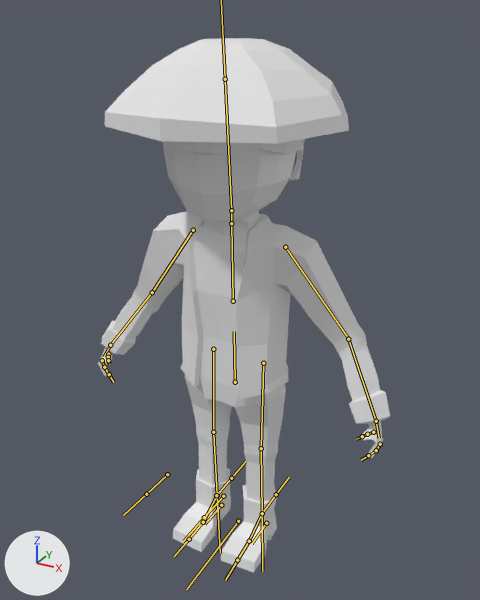
What one commit did to the FBX model Map/Assets/Models/Yamato_civil/yamato_civil.fbx.
The view is the same before and after, from a 50 mm lens placed at (8.43, -15.04, 15.76), pointed at (0.07, 0.17, 8.15). The lights are fixed; the arrows at lower left show +X, +Y and +Z. The bones that bend it are drawn over the model as lines.

The first picture shows 'Yamato'.
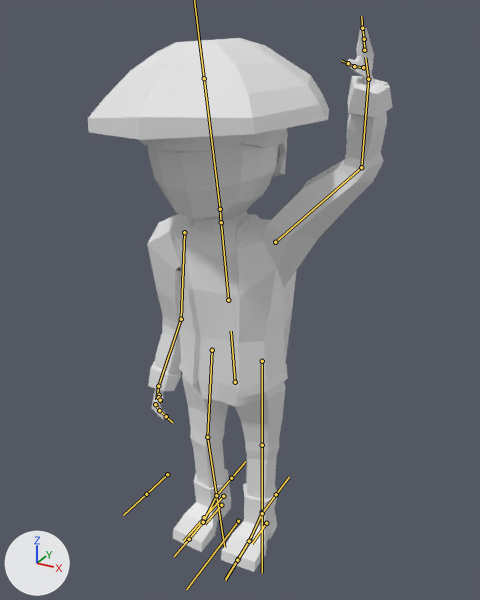
The newer file adds an action. The first version stands in its rest pose; the second is drawn at frame 6 of the action 'Armature|Waiting'.

What differs and where, as boxes [x1, y1, x2, y2] in the pictures (480 x 600 px):
'Yamato', posed: before [98, 38, 390, 573]; after [88, 26, 393, 572]
bone 'abdomen', root to tip: before (235, 382) to (234, 331); after (235, 382) to (231, 331)
bone 'brazo_L', root to tip: before (285, 247) to (348, 338); after (275, 242) to (361, 167)
bone 'antebrazo_L', root to tip: before (348, 339) to (376, 421); after (361, 167) to (368, 79)
bone 'mano_L', root to tip: before (376, 421) to (379, 438); after (368, 79) to (365, 57)
bone 'dedos_mano_L', root to tip: before (380, 444) to (376, 450); after (364, 50) to (364, 39)
bone 'pulgar1_L', root to tip: before (373, 432) to (367, 434); after (363, 67) to (354, 66)
bone 'pulga2_L', root to tip: before (367, 434) to (362, 436); after (354, 66) to (348, 63)
bone 'brazo_R', root to tip: before (193, 230) to (152, 292); after (184, 232) to (181, 319)
bone 'antebrazo_R', root to tip: before (152, 292) to (110, 345); after (181, 319) to (158, 386)
bone 'femur_L', root to tip: before (263, 363) to (261, 448); after (262, 361) to (262, 445)
bone 'tibia_L', root to tip: before (261, 448) to (262, 513); after (262, 445) to (262, 512)
bone 'femur_R', root to tip: before (213, 349) to (213, 432); after (212, 350) to (207, 437)
bone 'tibia_R', root to tip: before (213, 432) to (217, 495); after (207, 437) to (216, 495)

The edits, one by one:
Bone 'abdomen' (bone_abdomen) turns from (0, 0, 0) to (-3, 0, 1) degrees about its own x, y and z.
Bone 'brazo_L' (bone_brazo_l) turns from (0, 0, 0) to (93, 2, -15) degrees about its own x, y and z.
Bone 'antebrazo_L' (bone_antebrazo_l) turns from (0, 0, 0) to (35, 8, 21) degrees about its own x, y and z.
Bone 'mano_L' (bone_mano_l) turns from (0, 0, 0) to (62, -73, -38) degrees about its own x, y and z.
Bone 'dedos_mano_L' (bone_dedos_mano_l) turns from (0, 0, 0) to (-31, 10, 10) degrees about its own x, y and z.
Bone 'pulgar1_L' (bone_pulgar1_l) turns from (0, 0, 0) to (-15, -9, 11) degrees about its own x, y and z.
Bone 'pulga2_L' (bone_pulga2_l) turns from (0, 0, 0) to (9, 0, 24) degrees about its own x, y and z.
Bone 'brazo_R' (bone_brazo_r) turns from (0, 0, 0) to (-24, -3, -3) degrees about its own x, y and z.
Bone 'antebrazo_R' (bone_antebrazo_r) turns from (0, 0, 0) to (5, -2, -3) degrees about its own x, y and z.
Bone 'femur_L' (bone_femur_l) turns from (0, 0, 0) to (-2, -2, -3) degrees about its own x, y and z.
Bone 'tibia_L' (bone_tibia_l) turns from (0, 0, 0) to (-5, 0, 0) degrees about its own x, y and z.
Bone 'femur_R' (bone_femur_r) turns from (0, 0, 0) to (6, 2, -3) degrees about its own x, y and z.
Bone 'tibia_R' (bone_tibia_r) turns from (0, 0, 0) to (12, 0, 0) degrees about its own x, y and z.
